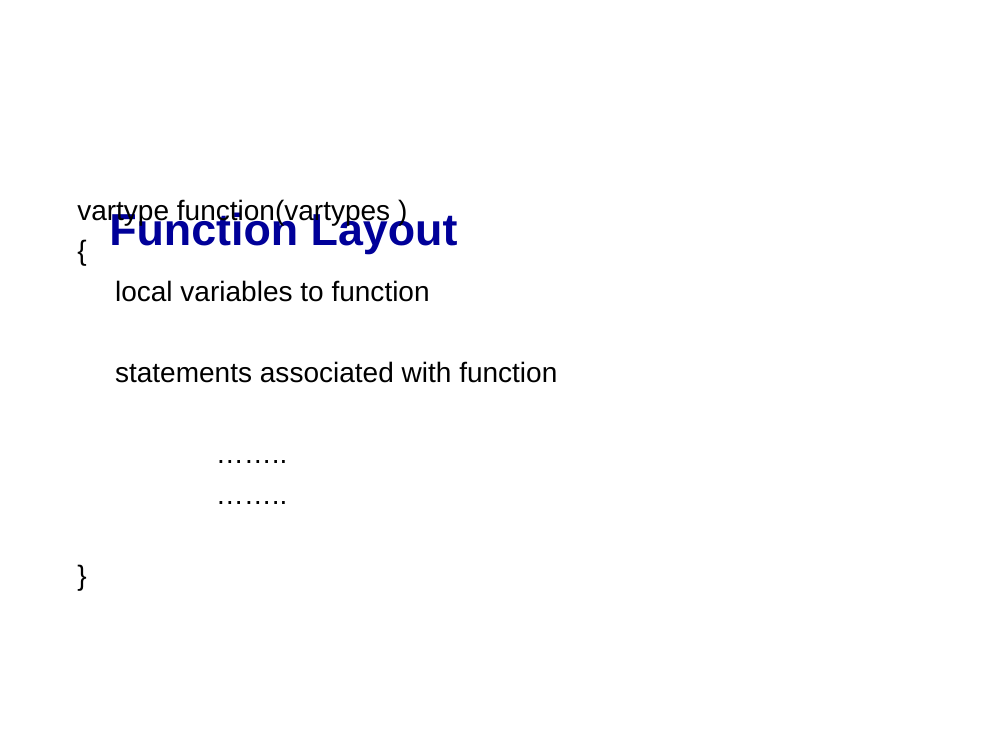
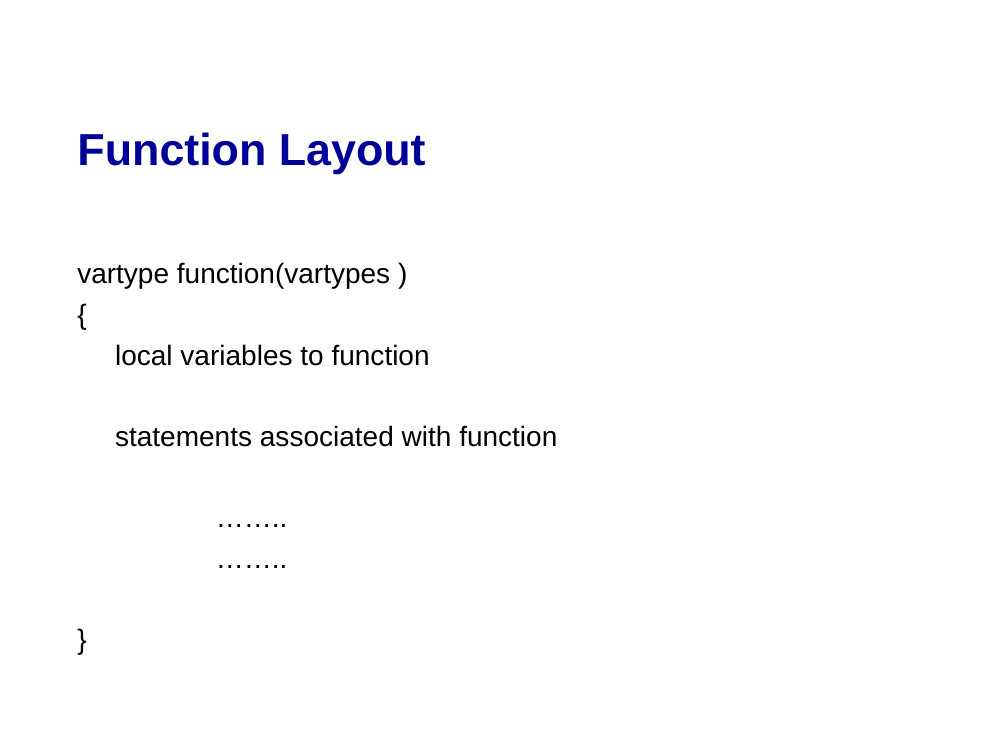
Before and after one commit to mikeg64/iome, a slide deck: slide 8 of src/examples/course/c/presentation/IntrotoC1.ppt. Drawn at 1008x756 pixels with LibreOffice and Linux fonts; fonts in the diff are those of the drawing; background and template pictures are left out. Boxes give left, top, right and bottom in pixels: in the first picture for what was removed or moved away, otherwise in the second. Text is boxed around its words. In the diff, an @@ line names an element or a change of style, - is before the commit and + after.

```diff
--- a/src/examples/course/c/presentation/IntrotoC1.ppt
+++ b/src/examples/course/c/presentation/IntrotoC1.ppt
@@ title "Function Layout" moved from (x1=109, y1=210, x2=458, y2=254) to (x1=77, y1=132, x2=426, y2=174) @@
@@ text "vartype function(vartypes )" moved from (x1=77, y1=199, x2=557, y2=383) to (x1=77, y1=262, x2=557, y2=447) @@
```
Also in this commit, not shown: 28 other slides changed, 2 slides added, 1 other file.
